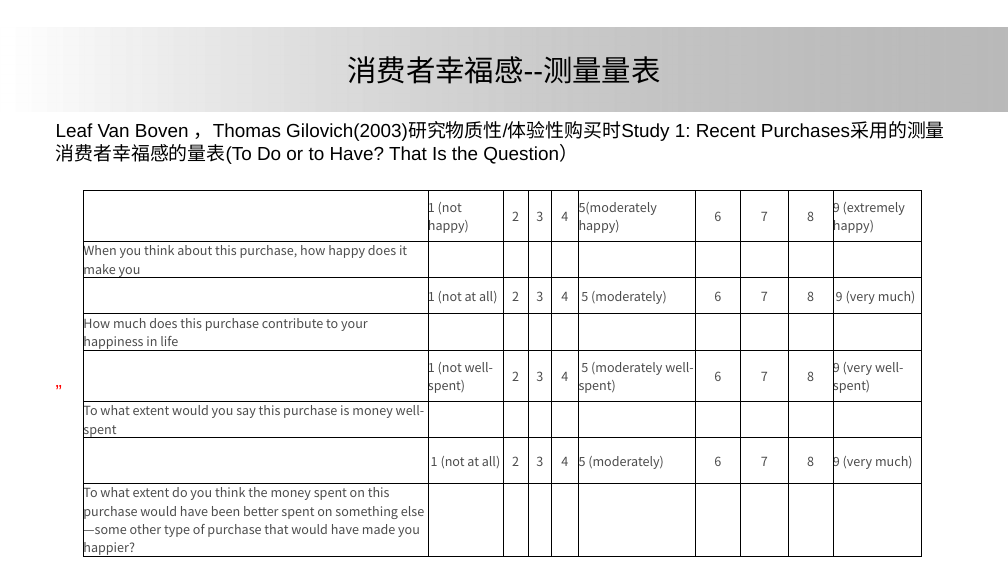
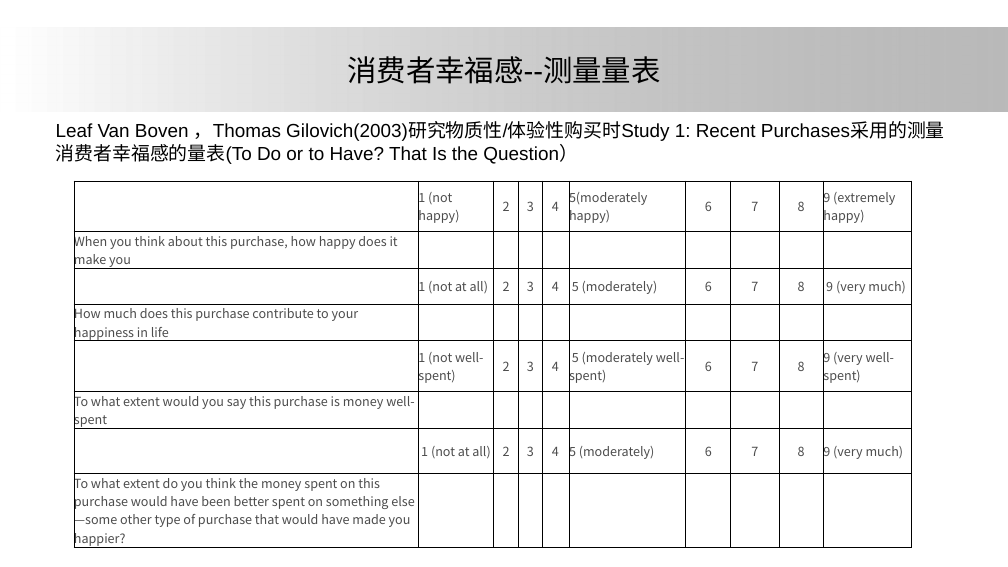
Before and after one commit to ElsaLuo/-, a slide deck: slide 15 of 我的坚果云/研究生搞学术/大论文/论文汇报/one.pptx. Drawn at 1008x567 pixels with LibreOffice and Linux fonts; fonts in the diff are those of the drawing; background and template pictures are left out. Boxes give left, top, right and bottom in pixels: in the first picture for what was removed or moved away, otherwise in the second. Text is boxed around its words. In the diff, an @@ line names an element or a change of style, - is before the commit and + after.

```diff
--- a/我的坚果云/研究生搞学术/大论文/论文汇报/one.pptx
+++ b/我的坚果云/研究生搞学术/大论文/论文汇报/one.pptx
@@ text at bbox=[56, 123, 756, 164]: paragraph removed @@
-”
@@ table: place and size @@
-table at bbox=[83, 191, 921, 560]
+table at bbox=[74, 181, 912, 551]
```
Also in this commit, not shown: 7 other slides changed, 1 slide added, 1 other file.
